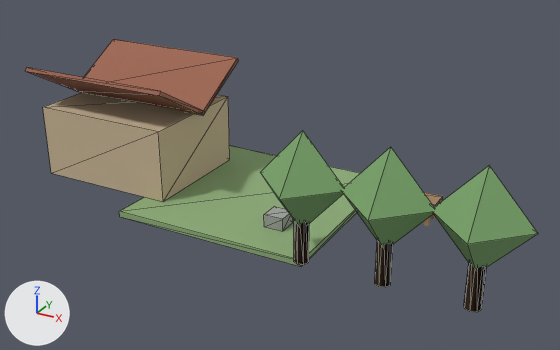
What one commit did to the glTF model assets/models/wp-s003-005-002/representative_asset_set.gltf.
One viewpoint serves both versions: a 50 mm camera at (14.63, -24.85, 13.48) aimed at (1.49, -0.96, 1.53). The axes (+X, +Y, +Z) are drawn at lower left. The lights are the same throughout. The picture after the commit comes second. Mesh edges are drawn as thin lines on the coarser meshes. Where no turn or scale is listed for an object, it has been applied to the vertices.

The first picture shows 'asset.building.house.body', 'asset.building.house.roof.left', 'asset.building.house.roof.right', 'asset.environment.tree.1.canopy', 'asset.environment.tree.1.trunk', 'asset.environment.tree.2.canopy', 'asset.environment.tree.2.trunk', 'asset.environment.tree.3.canopy', 'asset.environment.tree.3.trunk', 'asset.terrain.patch', 'asset.terrain.stone' and 2 more.
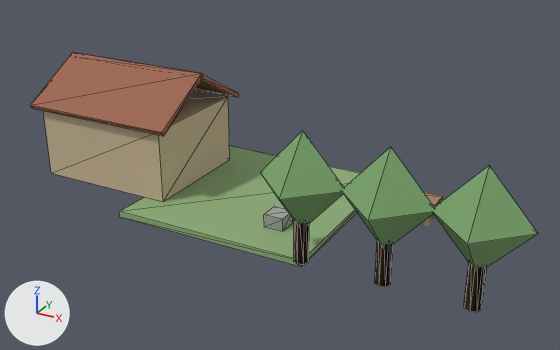
Commit message: WP-S003-005-002 correct gable roof pitch direction

Location of each change, [x1, y1, x2, y2] in pixels of the pictures (560 x 350 px):
'asset.building.house.roof.right', turned: before [26, 67, 205, 115]; after [30, 52, 203, 136]
'asset.building.house.roof.left', turned: before [78, 39, 239, 115]; after [72, 52, 239, 97]

Diff of the bpy script that builds the scene:
```diff
--- a/assets/models/wp-s003-005-002/representative_asset_set.gltf.py
+++ b/assets/models/wp-s003-005-002/representative_asset_set.gltf.py
@@ ob_asset_building_house_roof_left @@
 ob_asset_building_house_roof_left.location = (-6.0, 1.35, 3.85)
-ob_asset_building_house_roof_left.rotation_euler = (0.524, 0.0, 0.0)  # degrees (30, 0, 0)
+ob_asset_building_house_roof_left.rotation_euler = (-0.524, 0.0, 0.0)  # degrees (-30, 0, 0)
 ob_asset_building_house_roof_left.scale = (6.8, 3.25, 0.18)
@@ ob_asset_building_house_roof_right @@
 ob_asset_building_house_roof_right.location = (-6.0, -1.35, 3.85)
-ob_asset_building_house_roof_right.rotation_euler = (-0.524, 0.0, 0.0)  # degrees (-30, 0, 0)
+ob_asset_building_house_roof_right.rotation_euler = (0.524, 0.0, 0.0)  # degrees (30, 0, 0)
 ob_asset_building_house_roof_right.scale = (6.8, 3.25, 0.18)
```
